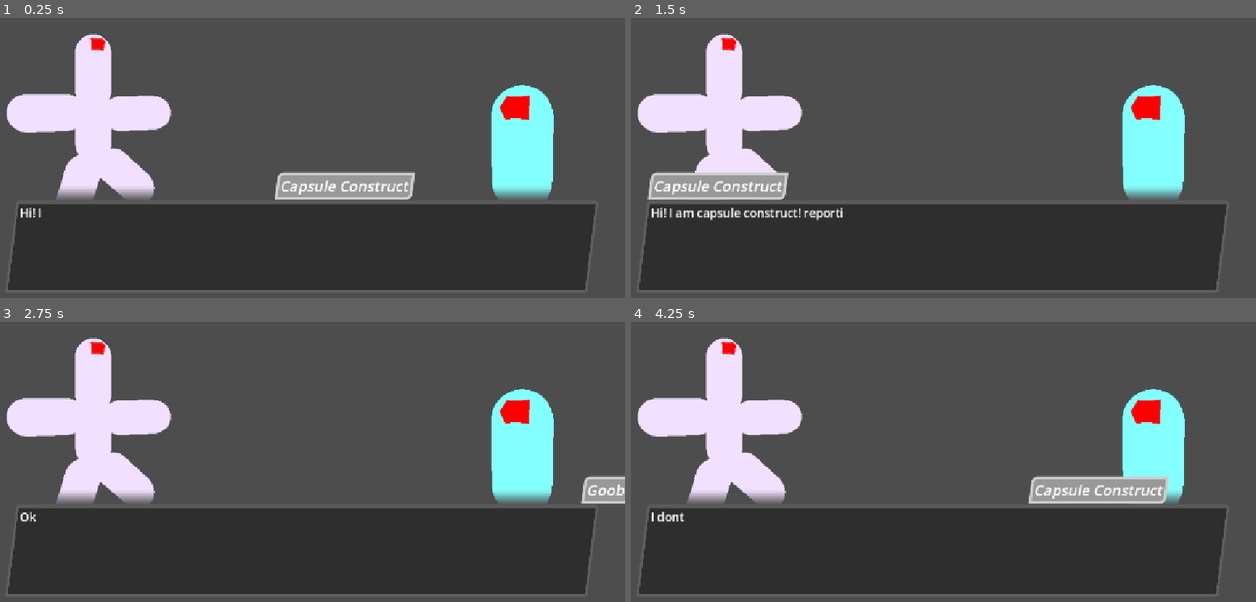
Above: before the commit, frames 1-4 (two rows, left to right).
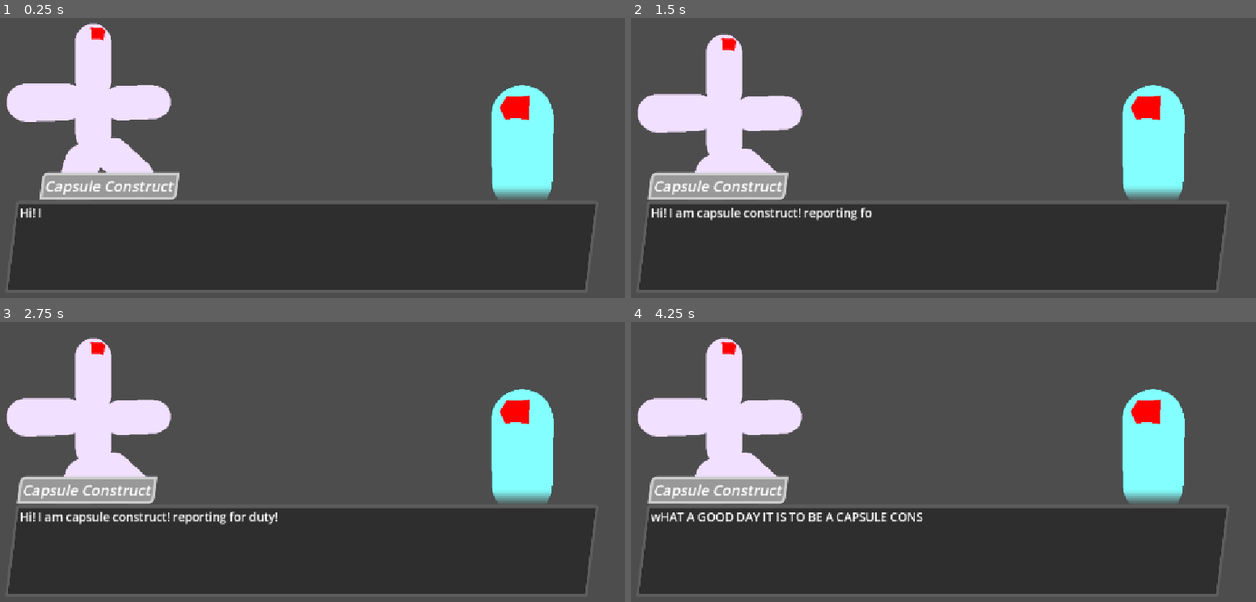
Above: after the commit, the same moments.

Repository: Kaplin86/Router-Rebellion
Game: Godot game, scene res://scenes/uiElements/dialogue.tscn
Same seed, same stepped clock (60 frames per second), same inputs: the game is played once before the commit and once after it. This scene is started directly instead of the project's main scene.
Inputs (mouse positions are in pixels of both pictures, inside the frame that each line leads up to):
- Up to frame 1 (0.25 s): no input
- Up to frame 2 (1.5 s): tap Enter at 0.5 s; move the mouse to (1074, 110) at 0.52 s; hold D (east) 0.53-1.28 s; tap Q (delete) at 0.6 s; move the mouse to (806, 146) at 1.27 s; hold S (south) from 1.28 s (still down); click (806, 146) at 1.35 s
- Up to frame 3 (2.75 s): move the mouse to (368, 352) at 2.02 s; release S (south) at 2.03 s; hold D (east) from 2.03 s (still down); tap Alt at 2.1 s
- Up to frame 4 (4.25 s): tap Space at 2.75 s; move the mouse to (899, 506) at 2.77 s; release D (east) at 2.78 s; hold W (north) 2.78-3.53 s; tap Shift at 2.85 s; move the mouse to (1124, 487) at 3.52 s; hold A (west) from 3.53 s (still down); tap Q (delete) at 3.6 s

The runs differ from the first frame. In frame 1, 6.6% of the frame differs, in the area x 1-67%, y 1-66%; in frame 2, 0.1%; in frame 3, 3.4%; in frame 4, 4.9%.

Commit message:
dialogue (part 1)

Diff:
--- a/project.godot
+++ b/project.godot
@@ -78,6 +78,12 @@
 , Object(InputEventKey,"resource_local_to_scene":false,"resource_name":"","device":-1,"window_id":0,"alt_pressed":false …(186 unchanged characters)…
 ]
 }
+continue_text={
+"deadzone": 0.2,
+"events": [Object(InputEventMouseButton,"resource_local_to_scene":false,"resource_name":"","device":-1,"window_id":0,"alt_pressed":false,"shift_pressed":false,"ctrl_pressed":false,"meta_pressed":false,"button_mask":1,"position":Vector2(183, 1),"global_position":Vector2(192, 49),"factor":1.0,"button_index":1,"canceled":false,"pressed":true,"double_click":false,"script":null)
+, Object(InputEventKey,"resource_local_to_scene":false,"resource_name":"","device":-1,"window_id":0,"alt_pressed":false,"shift_pressed":false,"ctrl_pressed":false,"meta_pressed":false,"pressed":false,"keycode":0,"physical_keycode":4194325,"key_label":0,"unicode":0,"location":0,"echo":false,"script":null)
+]
+}
 
 [physics]
 
--- a/scenes/uiElements/dialogue.tscn
+++ b/scenes/uiElements/dialogue.tscn
@@ -99,7 +99,7 @@
 corner_radius_top_left = 9
 corner_radius_bottom_right = 9
 
-[node name="Control" type="Control" unique_id=692554453 node_paths=PackedStringArray("textNode", "nameNode")]
+[node name="Control" type="Control" unique_id=692554453 node_paths=PackedStringArray("textNode", "nameNode", "leftCharNode", "rightCharNode")]
 layout_mode = 3
 anchors_preset = 15
 anchor_right = 1.0
@@ -111,6 +111,8 @@
 nameNode = NodePath("Name")
 leftCharacter = "Capsule Construct"
 rightCharacter = "Goober"
+leftCharNode = NodePath("SubViewport/Char/leftChar")
+rightCharNode = NodePath("SubViewport/Char/rightChar")
 
 [node name="SubViewport" type="SubViewport" parent="." unique_id=926540141]
 size = Vector2i(1152, 648)
@@ -238,6 +240,7 @@
 
 [node name="Name" type="RichTextLabel" parent="." unique_id=570918291]
 clip_contents = false
+custom_minimum_size = Vector2(0, 48.75)
 layout_mode = 1
 anchors_preset = -1
 anchor_left = 0.77996445
@@ -246,14 +249,15 @@
 anchor_bottom = 1.0119598
 offset_left = 96.48096
 offset_top = 409.5
-offset_right = -1095.519
+offset_right = -1183.519
 offset_bottom = -205.99994
 grow_horizontal = 0
 grow_vertical = 2
 theme_override_font_sizes/normal_font_size = 26
 theme_override_font_sizes/italics_font_size = 26
 bbcode_enabled = true
-text = "[i]Goober[/i]"
+text = "[i][/i]
+"
 fit_content = true
 scroll_active = false
 autowrap_mode = 0
--- a/scripts/dialogueUI.gd
+++ b/scripts/dialogueUI.gd
@@ -6,11 +6,47 @@
 @export var leftCharacter : String = ""
 @export var rightCharacter : String = ""
 
+@export var leftCharNode : Sprite2D
+@export var rightCharNode : Sprite2D
+
+signal continuPressed
+
+var time := 0.0
+var bounceTarget = null
+
+var lastSpeaker = ""
+
 func _ready():
 	await doDialogue("Hi! I am capsule construct! reporting for duty!",leftCharacter,leftCharacter,rightCharacter)
+	await doDialogue("wHAT A GOOD DAY IT IS TO BE A CAPSULE CONSTRUCT!",leftCharacter,leftCharacter,rightCharacter)
 	await doDialogue("Ok twin.",rightCharacter,leftCharacter,rightCharacter)
 	await doDialogue("I dont wanna hear it!!! you silly single-capsule creature!!",leftCharacter,leftCharacter,rightCharacter)
 	await doDialogue("Maybe we shouldn't judge a person by their form, but rather by their nature on the inside!!!",rightCharacter,leftCharacter,rightCharacter)
+	await doDialogue("How fun, am i right or am i right?",rightCharacter,leftCharacter,rightCharacter)
+
+func _process(delta):
+	if Input.is_action_just_pressed("continue_text"):
+		emit_signal("continuPressed")
+
+	doBounce(delta)
+
+func doBounce(delta):
+	if bounceTarget:
+		time += delta
+
+		var A = 40.0
+		var k = 4.0
+		var omega = 12.0
+
+		var offset = A * exp(-k * time) * cos(omega * time)
+
+		bounceTarget.offset.y = offset
+
+func bounce(node):
+	time = 0
+	if bounceTarget:bounceTarget.offset.y = 0
+
+	bounceTarget = node
 
 func doDialogue(text : String = "", speaker : String = "Nobody", leftChar = null, rightChar = null):
 	if leftChar != leftCharacter:
@@ -23,29 +59,44 @@
 	leftCharacter = leftChar
 	rightCharacter = rightChar
 
+	var moveBox = false
+
+	if lastSpeaker != speaker:
+		moveBox = true
+		lastSpeaker = speaker
+		if rightChar == speaker:
+			bounce(rightCharNode)
+		else:
+			bounce(leftCharNode)
+
 	# set text
-	nameNode.text = ""
-	nameNode.size.x = 5
-
+	nameNode.text = "[i]" + speaker + "[/i]"
+	nameNode.reset_size()
 
 	textNode.text = text
-	var newTween = create_tween()
-	var firstTween = newTween
 	textNode.visible_ratio = 0.0
-	newTween.tween_property(textNode,"visible_ratio",1,2)
 
 
 	# move nameBar
-	newTween = create_tween()
-	newTween.set_ease(Tween.EASE_IN_OUT)
-	newTween.set_trans(Tween.TRANS_CUBIC)
-	if rightChar == speaker:
-		newTween.tween_property(nameNode,"global_position",Vector2(1083.0,401),0.5)
-		nameNode.grow_horizontal = Control.GROW_DIRECTION_BEGIN
-	else:
-		newTween.tween_property(nameNode,"global_position",Vector2(78,401),0.5)
-		nameNode.grow_horizontal = Control.GROW_DIRECTION_END
+	if moveBox:
+		await get_tree().process_frame
+		await get_tree().process_frame
+		var newTween = create_tween()
+		newTween.set_ease(Tween.EASE_OUT)
+		newTween.set_trans(Tween.TRANS_QUINT)
+		if rightChar == speaker:
+			newTween.tween_property(nameNode,"global_position",Vector2(1083.0 - nameNode.size.x,401),0.5)
 
-	nameNode.text = "[i]" + speaker + "[/i]"
+			#nameNode.grow_horizontal = Control.GROW_DIRECTION_BEGIN
+		else:
+			newTween.tween_property(nameNode,"global_position",Vector2(78,401),0.5)
 
-	await firstTween.finished
+			#nameNode.grow_horizontal = Control.GROW_DIRECTION_END
+
+	for I in text:
+		textNode.visible_characters += 1
+		if I in [".",",","?","!",":"]:
+			await get_tree().create_timer(0.1).timeout
+		else:
+			await get_tree().create_timer(0.03).timeout
+	await continuPressed
